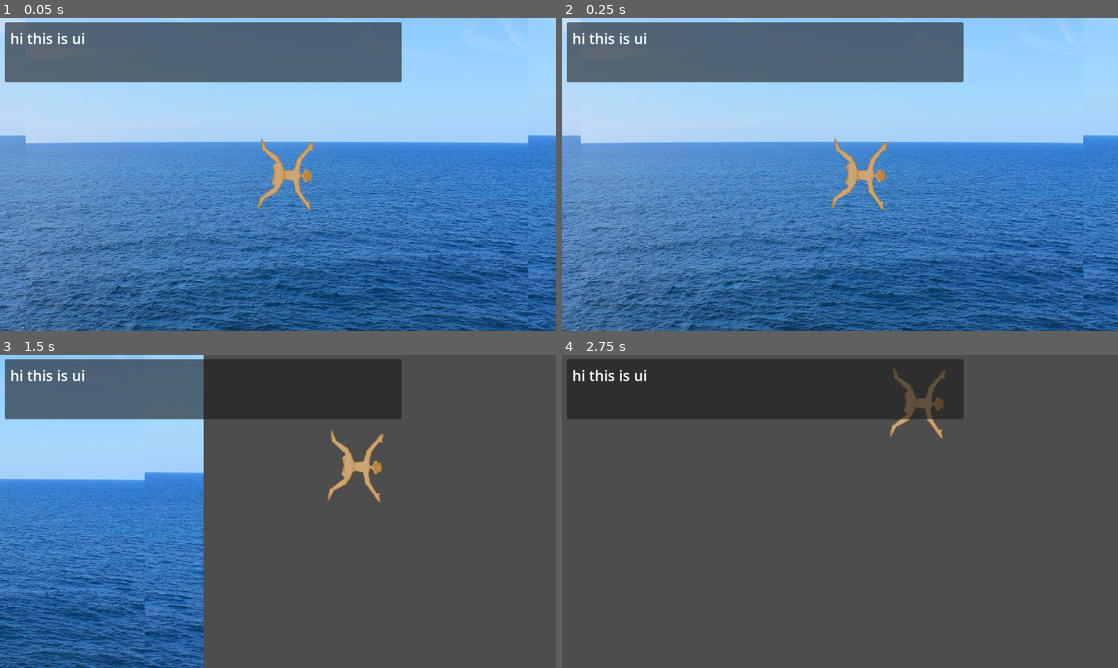
Above: before the commit, frames 1-4 (two rows, left to right).
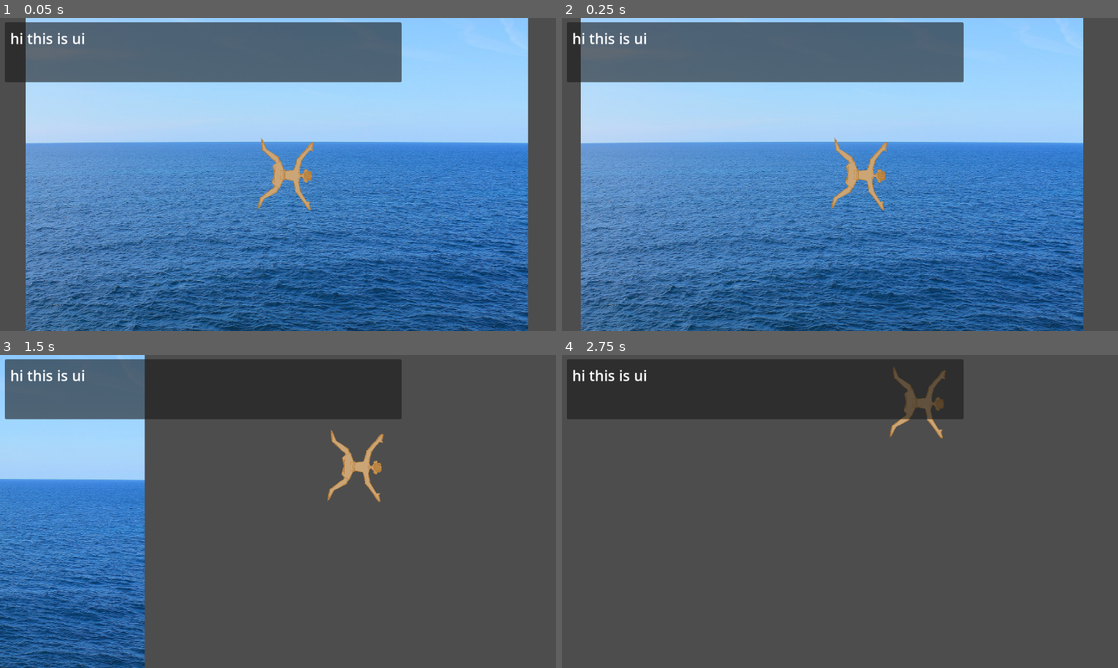
Above: after the commit, the same moments.

Repository: sophieTheProgrammer/microjam-island-61
Game: Godot game, scene res://scenes/game.tscn
Two runs of this game, one before a commit and one after it. Both use one fixed random seed, a clock stepped at 60 frames per second and the inputs below.
Inputs (mouse positions are in pixels of both pictures, inside the frame that each line leads up to):
- Up to frame 1 (0.05 s): no input
- Up to frame 2 (0.25 s): no input
- Up to frame 3 (1.5 s): tap Enter (ui_accept) at 0.5, 0.77 s; move the mouse to (400, 495) at 0.52 s; hold Up (up) 0.53-1.28 s; click (400, 495) at 0.6 s; move the mouse to (166, 527) at 1.27 s; hold Down (down) from 1.28 s (still down); click (166, 527) at 1.35 s
- Up to frame 4 (2.75 s): tap Enter (ui_accept) at 1.52 s; move the mouse to (895, 442) at 2.02 s; release Down (down) at 2.03 s; hold Up (up) from 2.03 s (still down); click (895, 442) at 2.1 s

The runs differ from the first frame. In frame 1, 9.7% of the frame differs, in the area x 0-100%, y 0-100%; in frame 2, 9.6%; in frame 3, 11%, in the area x 26-37%, y 0-100%; in frame 4, nothing differs.

Commit message:
global viewport

Diff:
--- a/scenes/game.tscn
+++ b/scenes/game.tscn
@@ -3,13 +3,9 @@
 [ext_resource type="PackedScene" uid="uid://d13baxhqbwdm6" path="res://scenes/ui.tscn" id="1_uwrxv"]
 [ext_resource type="Script" uid="uid://bjgom3kxta2p5" path="res://scripts/camera_2d.gd" id="2_lbhrr"]
 [ext_resource type="Script" uid="uid://bq7afwyvipi4k" path="res://scripts/spawner.gd" id="2_yqjtg"]
-[ext_resource type="PackedScene" uid="uid://vwi3polunpw0" path="res://scenes/player.tscn" id="3_lnu2h"]
-[ext_resource type="Texture2D" uid="uid://dfu8o4dr2s6ub" path="res://stock/sea-1547609_1280.jpg" id="4_lbhrr"]
+[ext_resource type="PackedScene" uid="uid://dh8ov6dq61m3o" path="res://scenes/player.tscn" id="3_lnu2h"]
 
 [node name="game" type="Node2D" unique_id=404250698]
-
-[node name="Sprite2D" type="Sprite2D" parent="." unique_id=2052780079]
-texture = ExtResource("4_lbhrr")
 
 [node name="ui" parent="." unique_id=1764728883 instance=ExtResource("1_uwrxv")]
 
--- a/scripts/global.gd
+++ b/scripts/global.gd
@@ -4,3 +4,5 @@
 const GAME = preload("res://scenes/game.tscn")
 const SETTINGS = preload("res://scenes/settings.tscn")
 const TUTORIAL = preload("res://scenes/cutscene_tutorial.tscn")
+
+@onready var viewport = get_viewport().get_visible_rect().size
--- a/scripts/spawner.gd
+++ b/scripts/spawner.gd
@@ -10,3 +10,4 @@
 func spawn_chunk():
 	var new_chunk = chunk.instantiate()
 	self.add_child(new_chunk)
+	viewport.x
